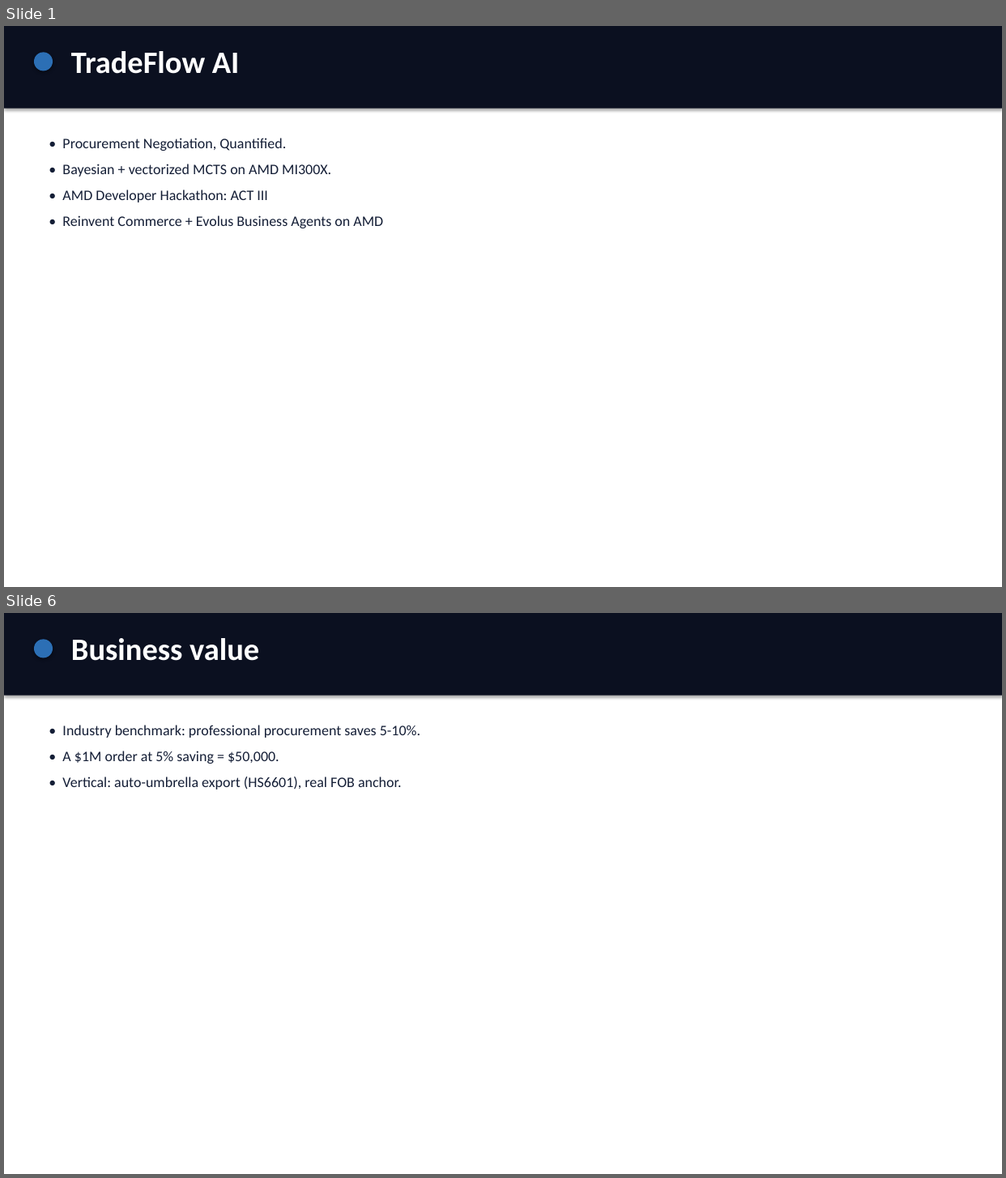
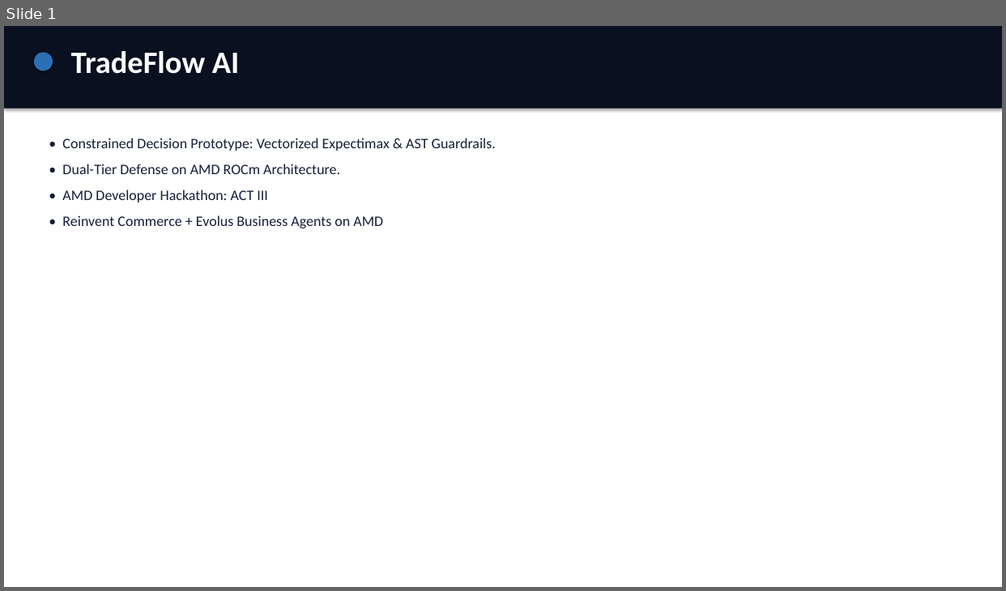
Before and after one commit to Fu93/tradeflow-ai, a slide deck: results/pitch.pptx. Shown one above the other, each under a label of ours: slides 1 and 6 before the commit, slide 1 after it; the slides between them are not shown. The pictures are 1006x1178 and 1006x591 pixels, drawn with LibreOffice and Linux fonts; fonts in the diff are those of the drawing. Boxes give left, top, right and bottom in pixels: in the first picture for what was removed or moved away, otherwise in the second. Text is boxed around its words. In the diff, an @@ line names an element or a change of style, - is before the commit and + after.

```diff
--- a/results/pitch.pptx
+++ b/results/pitch.pptx
@@ slide 6 removed at (4,613,1002,1174), background #FFFFFF @@
@@ rectangle removed at (4,613,1002,696) @@
@@ ellipse removed at (34,639,53,658) @@
@@ text removed at (71,638,259,661) @@
-Business value
@@ text removed at (62,725,420,790) @@
-• Industry benchmark: professional procurement saves 5-10%.
-• A $1M order at 5% saving = $50,000.
-• Vertical: auto-umbrella export (HS6601), real FOB anchor.
@@ slide 1 changed as well @@
@@ text at (62,138,496,174): text changed @@
-• Procurement Negotiation, Quantified.
-• Bayesian + vectorized MCTS on AMD MI300X.
+• Constrained Decision Prototype: Vectorized Expectimax & AST Guardrails.
+• Dual-Tier Defense on AMD ROCm Architecture.
```
Also in this commit, not shown: 5 other slides changed, 4 slides added, 3 other slides removed, 2 other files.
